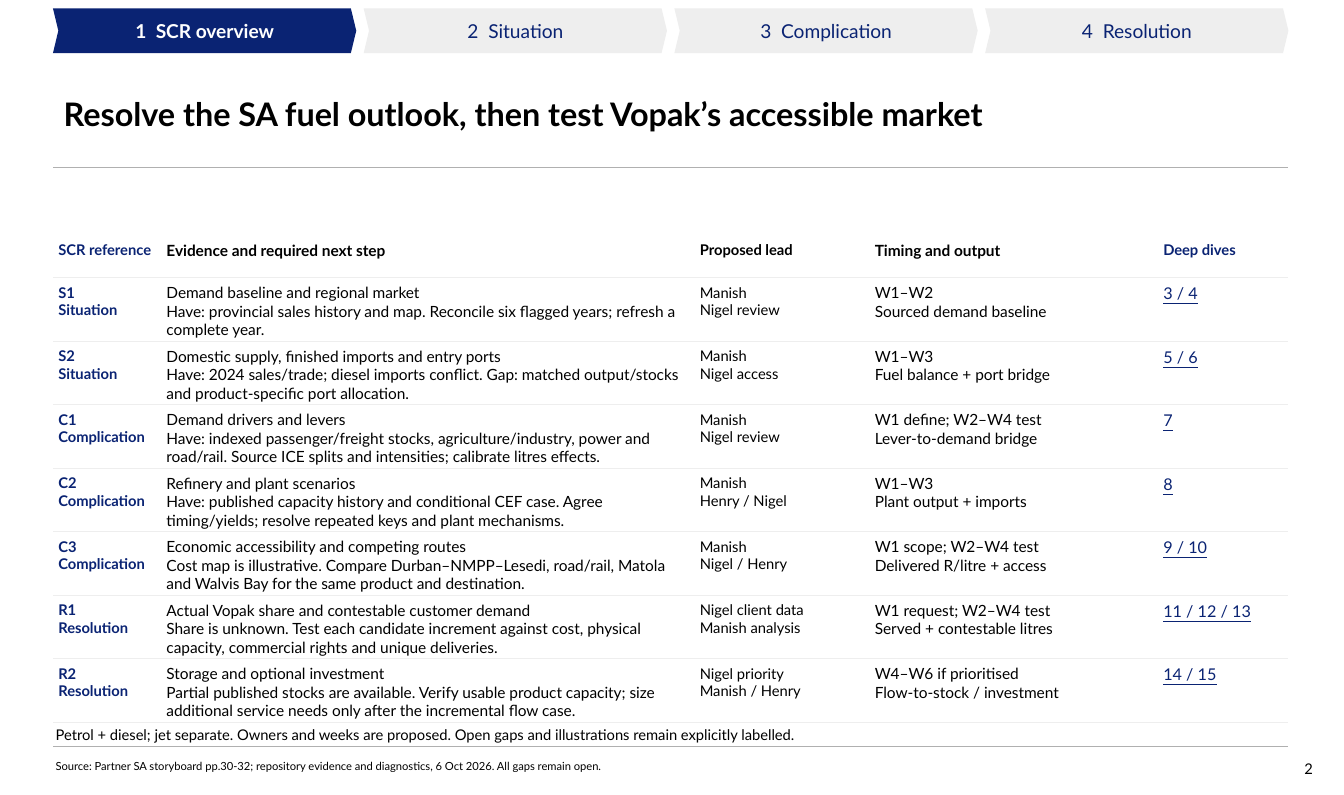
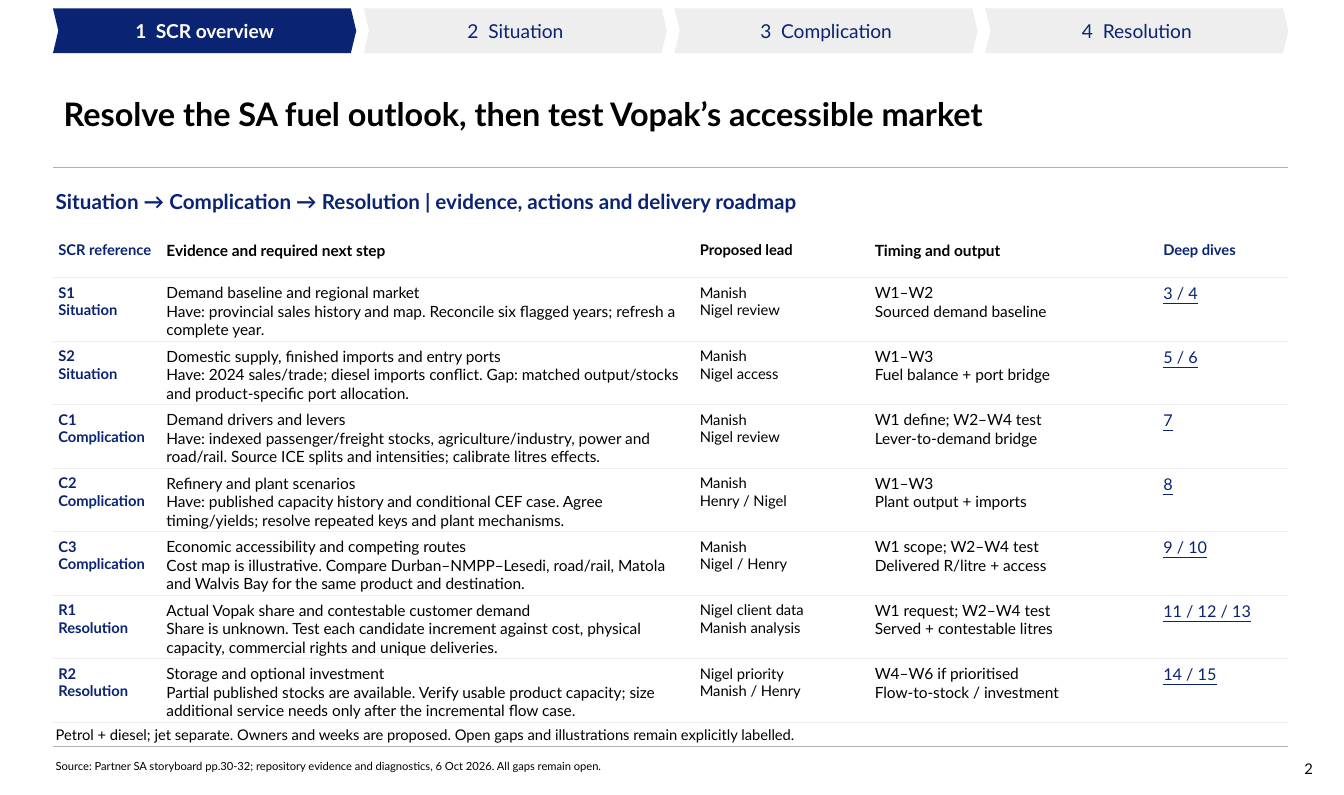
Before and after one commit to Africa-International-Advisors/liquid_fuels_model, a slide deck: slide 2 of pptx/output/delivered/Vopak_Week1_Analytical_Pack_2026_10_06.pptx. Drawn at 1344x795 pixels with LibreOffice and Linux fonts; fonts in the diff are those of the drawing; background and template pictures are left out. Boxes give left, top, right and bottom in pixels: in the first picture for what was removed or moved away, otherwise in the second. Text is boxed around its words. In the diff, an @@ line names an element or a change of style, - is before the commit and + after.

```diff
--- a/pptx/output/delivered/Vopak_Week1_Analytical_Pack_2026_10_06.pptx
+++ b/pptx/output/delivered/Vopak_Week1_Analytical_Pack_2026_10_06.pptx
@@ text added at [56, 193, 796, 213], 14 pt, text #0A2373, bold @@
+Situation → Complication → Resolution | evidence, actions and delivery roadmap
```
Also in this commit, not shown: 13 other slides changed, 7 other files.
